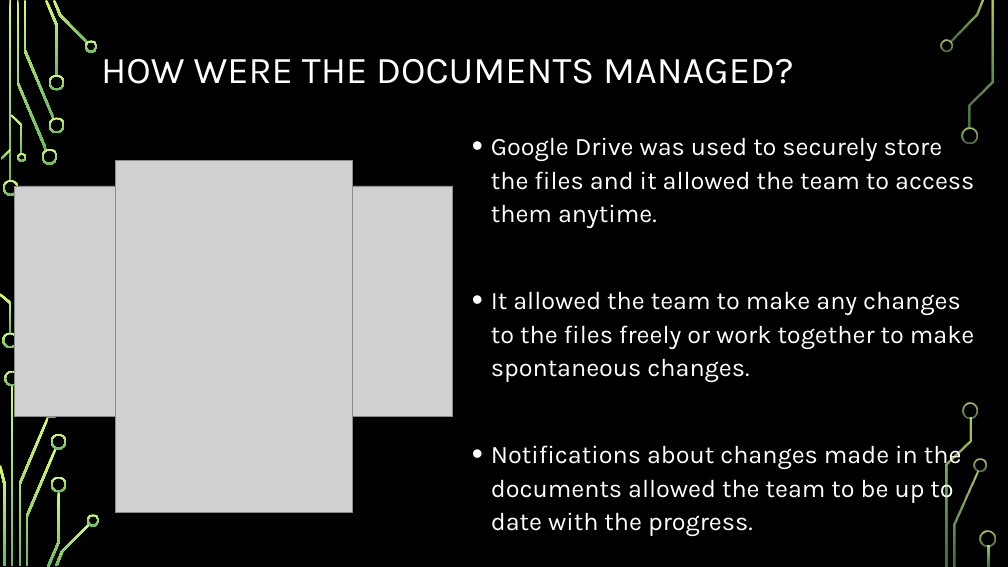
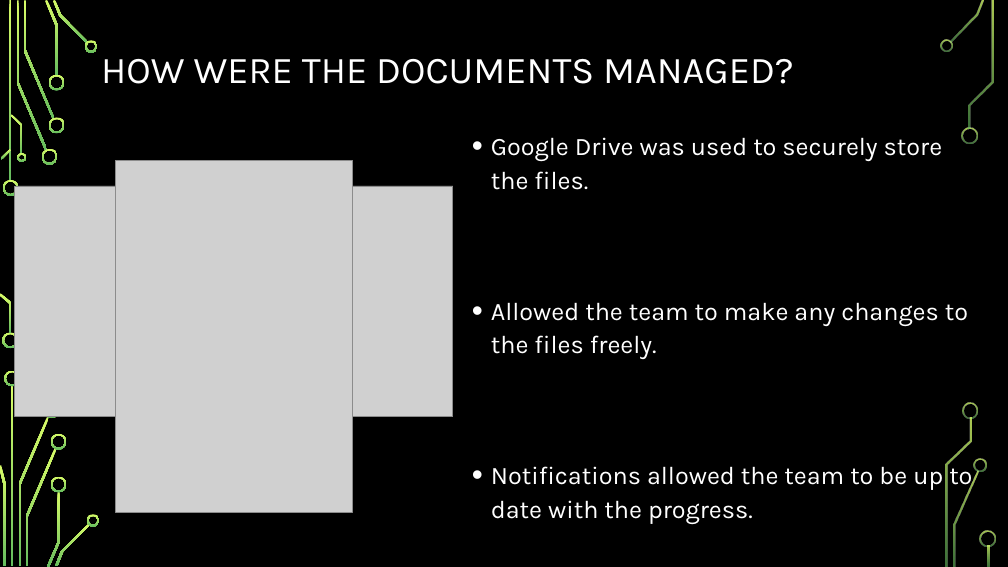
Before and after one commit to CodeBreaker707/Software-Systems-Development, a slide deck: slide 3 of Topic 9 - AE1.pptx. Drawn at 1008x567 pixels with LibreOffice and Linux fonts; fonts in the diff are those of the drawing; grey boxes stand for pictures; background and template pictures are left out. Boxes give left, top, right and bottom in pixels: in the first picture for what was removed or moved away, otherwise in the second. Text is boxed around its words. In the diff, an @@ line names an element or a change of style, - is before the commit and + after.

```diff
--- a/Topic 9 - AE1.pptx
+++ b/Topic 9 - AE1.pptx
@@ text at bbox=[491, 137, 972, 524]: text changed @@
-• Google Drive was used to securely store the files and it allowed the team to access them anytime.
-• It allowed the team to make any changes to the files freely or work together to make spontaneous changes.
-• Notifications about changes made in the documents allowed the team to be up to date with the progress.
+• Google Drive was used to securely store the files.
+• Allowed the team to make any changes to the files freely.
+• Notifications allowed the team to be up to date with the progress.
```
Also in this commit, not shown: 5 other slides changed, 3 other files.
